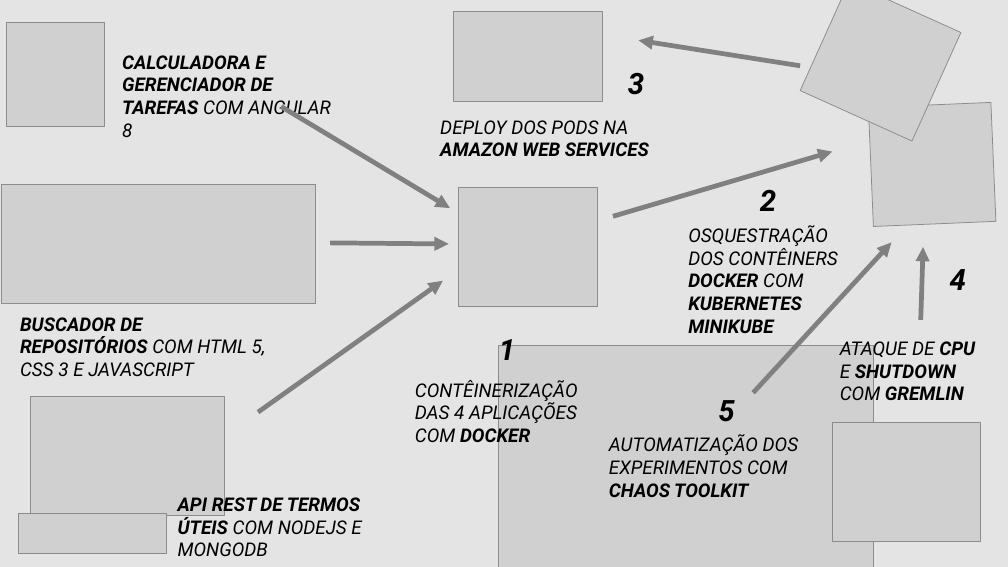
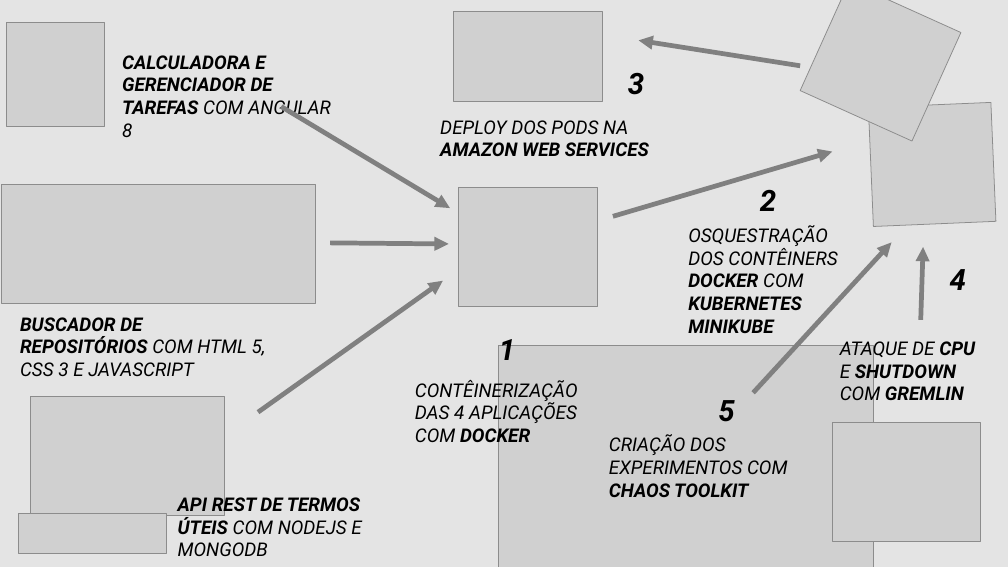
Before and after one commit to TCC-Chaos-Engineering/docs-chaos-engineering, a slide deck: slide 1 of docs/Diagramas e Telas/Diagrama Projeto Chaos.pptx. Drawn at 1008x567 pixels with LibreOffice and Linux fonts; fonts in the diff are those of the drawing; grey boxes stand for pictures. Boxes give left, top, right and bottom in pixels: in the first picture for what was removed or moved away, otherwise in the second. Text is boxed around its words. In the diff, an @@ line names an element or a change of style, - is before the commit and + after.

```diff
--- a/docs/Diagramas e Telas/Diagrama Projeto Chaos.pptx
+++ b/docs/Diagramas e Telas/Diagrama Projeto Chaos.pptx
@@ text at bbox=[609, 434, 788, 497]: text changed @@
-AUTOMATIZAÇÃO DOS EXPERIMENTOS COM CHAOS TOOLKIT
+CRIAÇÃO DOS EXPERIMENTOS COM CHAOS TOOLKIT
```
Also in this commit, not shown: 4 other files.
